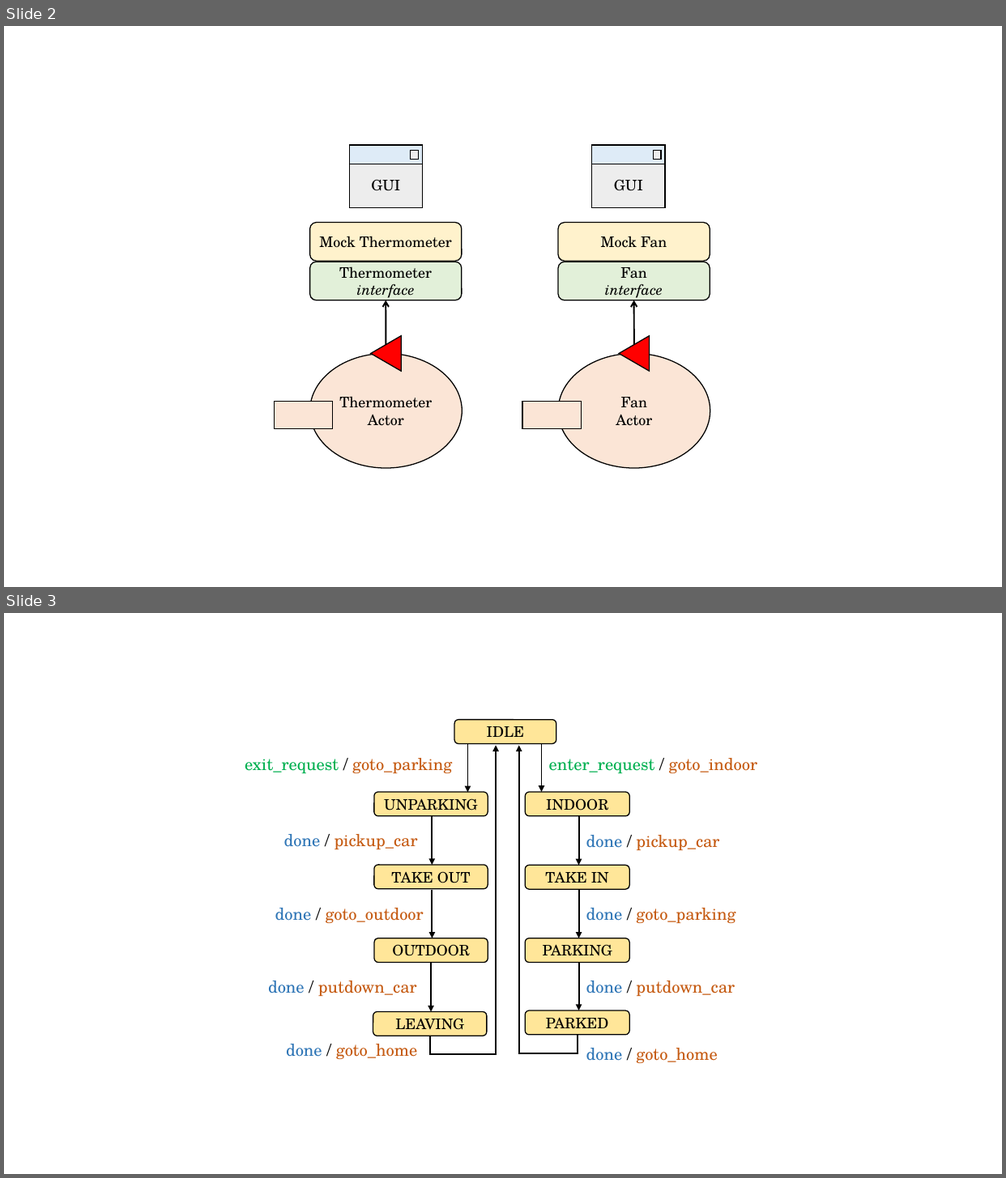
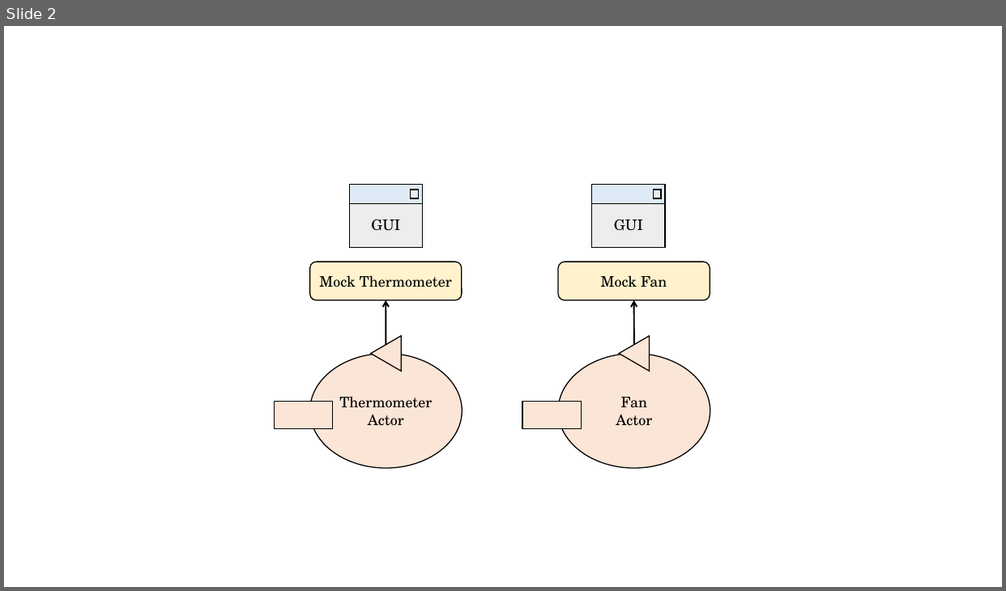
Before and after one commit to JackFantaz/FantazziniGiacomoIss, a slide deck: FinalTask/userDocs/img/final_task_schema.pptx. Shown one above the other, each under a label of ours: slides 2 and 3 before the commit, slide 2 after it. The pictures are 1006x1178 and 1006x591 pixels, drawn with LibreOffice and Linux fonts; fonts in the diff are those of the drawing. Boxes give left, top, right and bottom in pixels: in the first picture for what was removed or moved away, otherwise in the second. Text is boxed around its words. In the diff, an @@ line names an element or a change of style, - is before the commit and + after.

```diff
--- a/FinalTask/userDocs/img/final_task_schema.pptx
+++ b/FinalTask/userDocs/img/final_task_schema.pptx
@@ slide 3 removed at (4, 613, 1002, 1174), background #FFFFFF @@
@@ rounded rectangle removed at (454, 719, 556, 743) @@
-IDLE
@@ text removed at (245, 758, 452, 773) @@
-exit_request / goto_parking
@@ elbow arrow removed from (430, 1036) to (496, 746) @@
@@ arrow removed from (468, 743) to (468, 792) @@
@@ elbow arrow removed from (577, 1035) to (519, 746) @@
@@ arrow removed from (542, 743) to (542, 792) @@
@@ text removed at (549, 758, 758, 773) @@
-enter_request / goto_indoor
@@ rounded rectangle removed at (374, 792, 488, 815) @@
-UNPARKING
@@ rounded rectangle removed at (525, 792, 630, 815) @@
-INDOOR
@@ arrow removed from (432, 816) to (432, 865) @@
@@ arrow removed from (579, 816) to (579, 865) @@
@@ text removed at (284, 834, 418, 850) @@
-done / pickup_car
@@ text removed at (586, 835, 719, 850) @@
-done / pickup_car
@@ rounded rectangle removed at (374, 865, 488, 888) @@
-TAKE OUT
@@ rounded rectangle removed at (525, 865, 630, 889) @@
-TAKE IN
@@ arrow removed from (432, 890) to (432, 939) @@
@@ arrow removed from (579, 890) to (579, 939) @@
@@ text removed at (275, 908, 424, 923) @@
-done / goto_outdoor
@@ text removed at (586, 908, 735, 923) @@
-done / goto_parking
@@ rounded rectangle removed at (374, 939, 488, 963) @@
-OUTDOOR
@@ rounded rectangle removed at (525, 939, 630, 963) @@
-PARKING
@@ arrow removed from (431, 964) to (431, 1012) @@
@@ arrow removed from (579, 963) to (579, 1011) @@
@@ text removed at (268, 981, 417, 996) @@
-done / putdown_car
@@ text removed at (586, 981, 735, 996) @@
-done / putdown_car
@@ rounded rectangle removed at (373, 1012, 487, 1036) @@
-LEAVING
@@ rounded rectangle removed at (525, 1011, 630, 1034) @@
-PARKED
@@ text removed at (286, 1044, 417, 1059) @@
-done / goto_home
@@ text removed at (586, 1048, 717, 1063) @@
-done / goto_home
@@ slide 2 changed as well @@
@@ 6 rectangles, 2 rounded rectangles: place and size @@
-6 rectangles, 2 rounded rectangles at (310, 145, 710, 262)
+6 rectangles, 2 rounded rectangles at (310, 185, 710, 301)
@@ rounded rectangle removed at (310, 262, 462, 301) @@
-Thermometer
-interface
@@ rounded rectangle removed at (558, 262, 710, 301) @@
-Fan
-interface
@@ triangle at (371, 336, 402, 371): fill #FF0000 to #FBE5D6 @@
@@ triangle at (619, 336, 650, 371): fill #FF0000 to #FBE5D6 @@
```
Also in this commit, not shown: 3 other slides changed, 1 slide added, 1 other slide removed, 1 other file.
